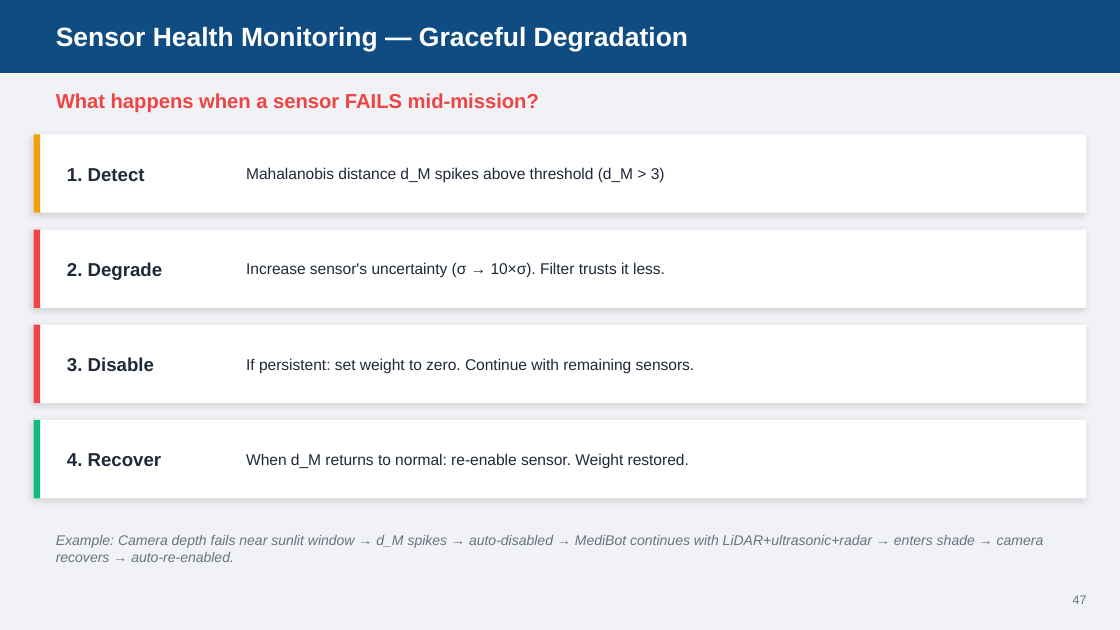
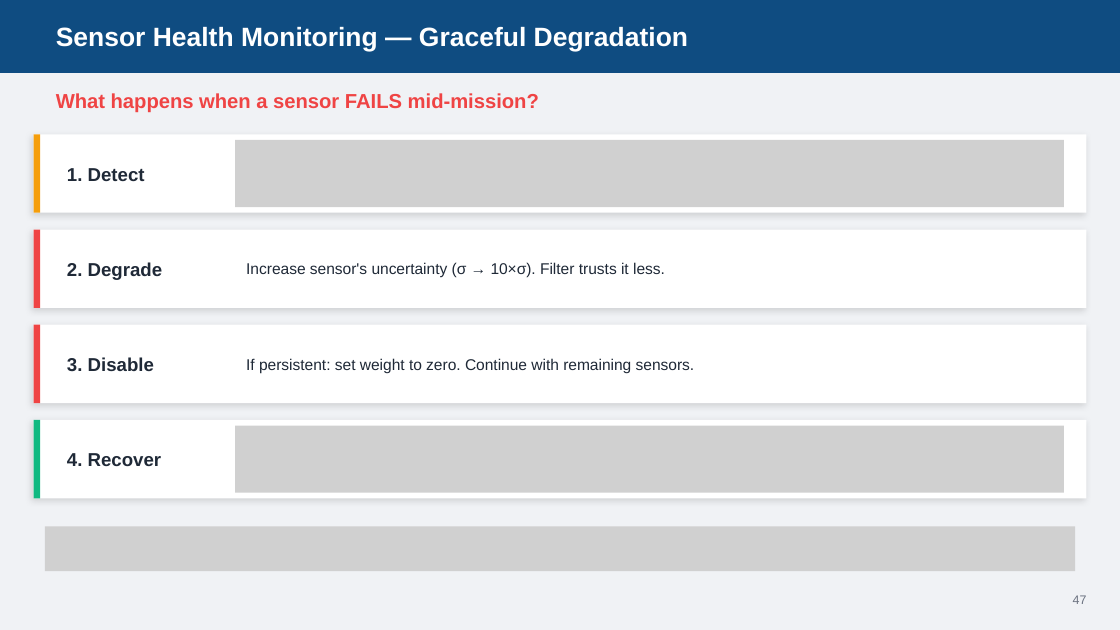
Before and after one commit to AbbadiAhmad/mobile_robots_course, a slide deck: slide 52 of Slides/Mod04/Mod04_Sensors.pptx (slide 51 before the commit). Drawn at 1120x630 pixels with LibreOffice and Linux fonts; fonts in the diff are those of the drawing; grey boxes stand for pictures. Boxes give left, top, right and bottom in pixels: in the first picture for what was removed or moved away, otherwise in the second. Text is boxed around its words. In the diff, an @@ line names an element or a change of style, - is before the commit and + after.

```diff
--- a/Slides/Mod04/Mod04_Sensors.pptx
+++ b/Slides/Mod04/Mod04_Sensors.pptx
@@ picture added at (235, 140, 1064, 207) @@
@@ text removed at (246, 167, 665, 183) @@
-Mahalanobis distance d_M spikes above threshold (d_M > 3)
@@ picture added at (235, 426, 1064, 493) @@
@@ text removed at (246, 453, 689, 468) @@
-When d_M returns to normal: re-enable sensor. Weight restored.
@@ picture added at (45, 526, 1075, 571) @@
@@ text removed at (56, 535, 1044, 562) @@
-Example: Camera depth fails near sunlit window → d_M spikes → auto-disabled → MediBot continues with LiDAR+ultrasonic+radar → enters shade → camera recovers → auto-re-enabled.
```
Also in this commit, not shown: 15 other slides changed, 1 slide added, 2 other files.
